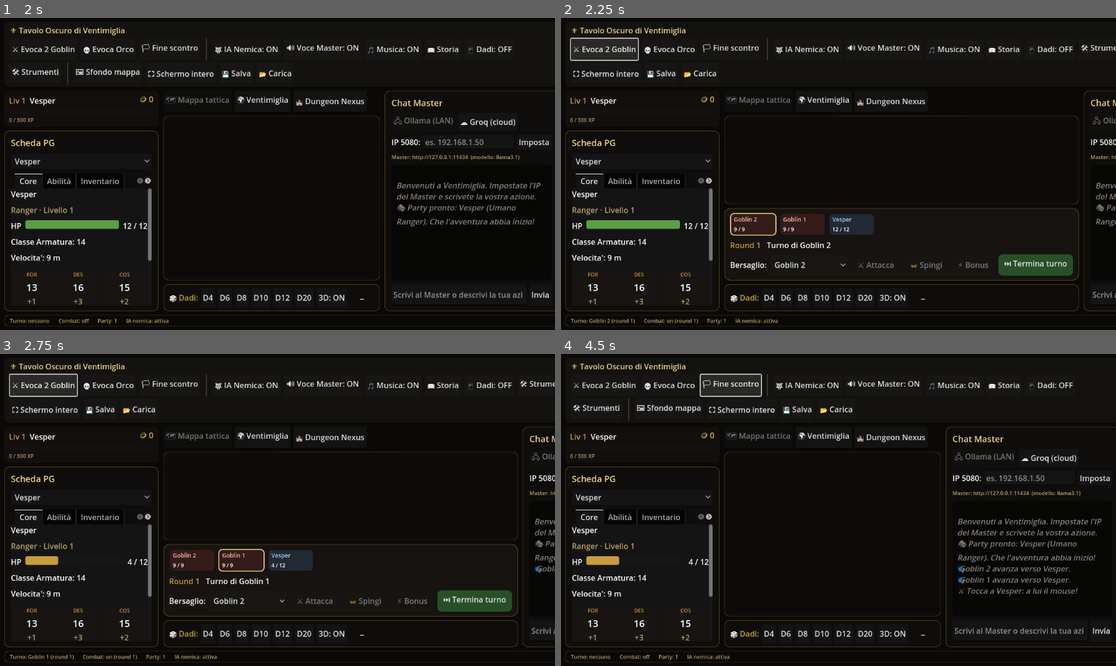
Above: before the commit, frames 1-4 (two rows, left to right).
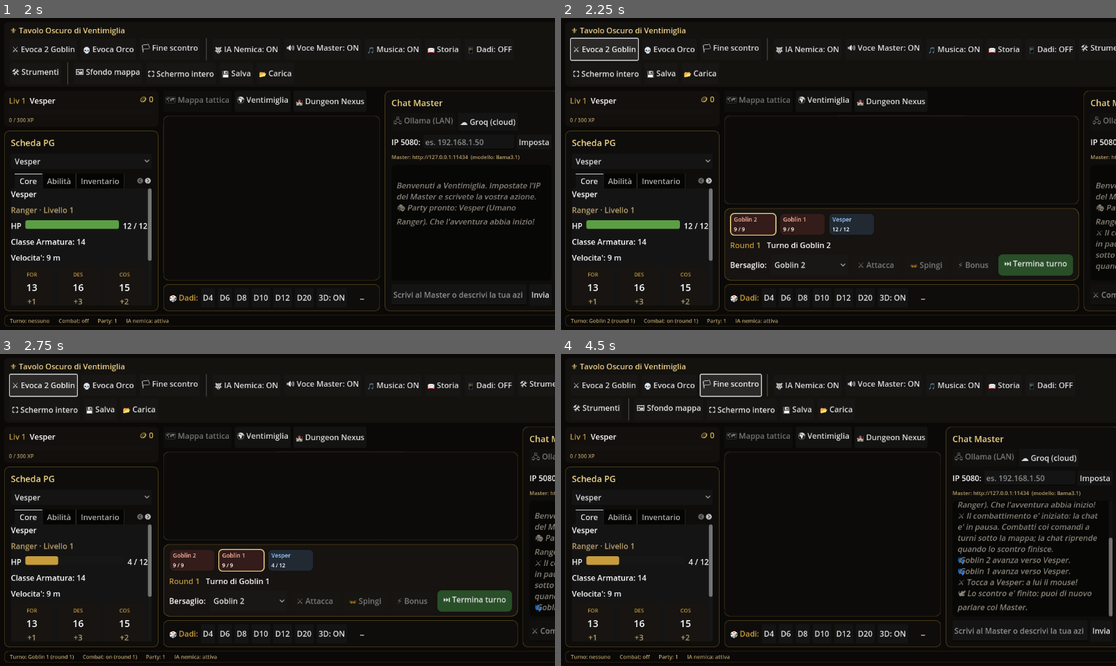
Above: after the commit, the same moments.

Repository: fanaragabriele2-coder/vtt-ventimiglia
Game: Godot game, scene res://main.tscn
Two runs of this game, one before a commit and one after it. Both use one fixed random seed, a clock stepped at 60 frames per second and the inputs below.
Inputs (mouse positions are in pixels of both pictures, inside the frame that each line leads up to):
- Up to frame 1 (2 s): click (466, 142) at 0.52 s; type "12" at 0.6 s; click (460, 295) at 0.75 s; type "12" at 0.83 s; click "🎲 INIZIA L'AVVENTURA" at 1.25 s
- Up to frame 2 (2.25 s): click "⚔ Evoca 2 Goblin" at 2 s
- Up to frame 3 (2.75 s): no input
- Up to frame 4 (4.5 s): tap Enter at 2.75 s; drag from (899, 497) to (894, 441) at 2.77 s; click "💀 Evoca Orco" at 3.5 s; click "🏳 Fine scontro" at 4.25 s

Frame 1 is identical in both runs. In frame 2, 0.2% of the frame differs, in the area x 95-100%, y 67-90%; in frame 3, 0.6%; in frame 4, 3.2%, in the area x 71-100%, y 47-85%.

Commit message:
Godot: il combattimento non si svolge piu' nella chat — parte il sistema a turni
Bug segnalato: scrivendo "iniziamo il combattimento" il Master (Groq) raccontava
TUTTO lo scontro in chat (attacchi, tiri, esiti) senza che partisse il
combattimento vero — la barra diceva "Combat: off". Il Master aveva inventato
"le ombre" (non nel bestiario), quindi nemmeno la rete di sicurezza le
riconosceva. Tre correzioni:

1) PROMPT DI SISTEMA: regole di combattimento esplicite. Il Master ora sa che
   NON gestisce lo scontro: descrive in una-due frasi la comparsa dei nemici,
   emette i comandi per farli comparire e avviare i turni, e si FERMA — niente
   attacchi narrati, niente tiri, niente esiti: a quello pensano i giocatori
   coi pulsanti e i dadi. Deve usare gli id del bestiario (goblin, bandit,
   skeleton, wolf, orc, cultist, zombie, hobgoblin), con esempio corretto.

2) CHAT BLOCCATA in combattimento: MasterChatPanel ascolta combat_active_changed
   e disabilita input e invio mentre lo scontro e' attivo (campo non editabile,
   messaggio "usa i comandi a turni sotto la mappa"); si riapre a scontro finito.
   Cosi' non si puo' piu' "combattere scrivendo".

3) RETE DI SICUREZZA piu' robusta (ChatCombatBridge): riconosce anche nemici
   GENERICI mappandoli sul bestiario ("ombre"->Scheletro, "briganti"->Bandito,
   "belve"->Lupo) e, in ultima istanza, uno scontro coi soli termini generici
   ("i nemici vi circondano") fa comparire un manipolo di default. Un plurale
   senza numero ("le ombre si lanciano") ora vale 2. Cosi' anche se il Master
   dimentica i comandi, il combattimento a turni parte DAVVERO.
   Rilevamento verificato a tavolino (mirror Python, 9 casi, inclusa la frase
   esatta dello screenshot).

Co-Authored-By: Claude Opus 4.8 <noreply@anthropic.com>
Claude-Session: https://claude.ai/code/session_01EitiiDafKKu7YfdrUthcuc

Diff:
--- a/godot/scripts/combat/chat_combat_bridge.gd
+++ b/godot/scripts/combat/chat_combat_bridge.gd
@@ -27,7 +27,32 @@
 ]
 
 # Parole che segnalano che lo scontro sta INIZIANDO ora (non una semplice menzione di un goblin).
-const PAROLE_COMBATTIMENTO: String = "(?i)(combattiment|attacc|assal|agguato|imboscata|iniziativa|battaglia|scontro|vi circondano|ostil|minacci|balzano|si scagliano|sguainano)"
+const PAROLE_COMBATTIMENTO: String = (
+	"(?i)(combattiment|attacc|assal|agguato|imboscata|iniziativa|battaglia|scontro|vi circondano|"
+	+ "ostil|minacci|balzano|si scagliano|si lanciano|sguainano|piombano|caricano)"
+)
+
+# Nemici GENERICI: se il Master narra uno scontro nominando creature non del bestiario ("ombre",
+# "briganti", "non-morti"), le si mappa sul mostro piu' simile — cosi' il combattimento a turni
+# parte DAVVERO invece di svolgersi solo a parole in chat.
+const GENERICI: Array[Dictionary] = [
+	{ "nome": "Bandito", "singolare": "brigante", "plurale": "briganti" },
+	{ "nome": "Bandito", "singolare": "predone", "plurale": "predoni" },
+	{ "nome": "Bandito", "singolare": "furfante", "plurale": "furfanti" },
+	{ "nome": "Scheletro", "singolare": "ombra", "plurale": "ombre" },
+	{ "nome": "Scheletro", "singolare": "non-morto", "plurale": "non-morti" },
+	{ "nome": "Zombie", "singolare": "putrefatto", "plurale": "putrefatti" },
+	{ "nome": "Lupo", "singolare": "belva", "plurale": "belve" },
+]
+
+# Ultima spiaggia: uno scontro annunciato con un termine puramente generico ("i nemici vi
+# circondano", "delle creature vi assalgono") fa comparire comunque un manipolo di default.
+const PAROLE_NEMICI_GENERICI: String = (
+	"(?i)\\b(nemic[oi]|avversari[oi]?|creatur[ae]|mostr[oi]|figur[ae]|sagom[ae]|bestie|"
+	+ "assalitori|aggressori)\\b"
+)
+const DEFAULT_GENERICO: String = "Bandito"
+const DEFAULT_GENERICO_QUANTITA: int = 2
 
 const NUMERI: Dictionary = {
 	"un": 1, "uno": 1, "una": 1, "due": 2, "tre": 3, "quattro": 4,
@@ -73,10 +98,25 @@
 	var out: Array[Dictionary] = []
 	if testo.strip_edges().is_empty() or _re_combattimento.search(testo) == null:
 		return out
+	# 1) creature del bestiario nominate esplicitamente.
 	for voce: Dictionary in BESTIARIO:
 		var n: int = conta_creatura(testo, voce)
 		if n > 0:
 			out.append({ "name": voce["nome"], "count": n })
+	if not out.is_empty():
+		return out
+	# 2) nessuna creatura nota: prova i sinonimi generici mappati sul bestiario ("ombre" -> Scheletro).
+	for voce: Dictionary in GENERICI:
+		var n: int = conta_creatura(testo, voce)
+		if n > 0:
+			out.append({ "name": voce["nome"], "count": n })
+	if not out.is_empty():
+		return out
+	# 3) scontro coi soli termini generici ("i nemici vi circondano"): manipolo di default.
+	var re_generico := RegEx.new()
+	re_generico.compile(PAROLE_NEMICI_GENERICI)
+	if re_generico.search(testo) != null:
+		out.append({ "name": DEFAULT_GENERICO, "count": DEFAULT_GENERICO_QUANTITA })
 	return out
 
 
@@ -85,7 +125,8 @@
 ##    distinti (una singola menzione "goblin 8" e' quasi sempre il NOME di un nemico esistente,
 ##    non un conteggio — interpretarla come 8 creature evocava un'orda a ogni citazione);
 ## 2) numero (cifra o parola) davanti al nome: "tre goblin", "4 banditi";
-## 3) semplice menzione -> 1.
+## 3) menzione al PLURALE senza numero ("le ombre si lanciano") -> 2 (un plurale e' almeno due);
+## 4) semplice menzione al singolare -> 1.
 func conta_creatura(testo: String, voce: Dictionary) -> int:
 	var singolare: String = String(voce["singolare"])
 	var plurale: String = String(voce["plurale"])
@@ -111,6 +152,14 @@
 			valore = maxi(1, int(parola))
 		return clampi(valore, 1, MAX_PER_TIPO)
 
+	# Plurale senza numero ("le ombre", "i briganti"): almeno due. Solo se il plurale differisce dal
+	# singolare (goblin/zombie/hobgoblin hanno forma unica: restano 1 se non c'e' un numero esplicito).
+	if plurale != singolare:
+		var re_plurale := RegEx.new()
+		re_plurale.compile("(?i)\\b" + plurale + "\\b")
+		if re_plurale.search(testo) != null:
+			return 2
+
 	var re_menzione := RegEx.new()
 	re_menzione.compile("(?i)\\b(?:%s|%s)\\b" % [singolare, plurale])
 	return 1 if re_menzione.search(testo) != null else 0
--- a/godot/scripts/network/ai_bridge.gd
+++ b/godot/scripts/network/ai_bridge.gd
@@ -147,6 +147,20 @@
 		'[{"command":"addNpc","id":"goblin","count":2},{"command":"startCombat"}]',
 		'Per spostare il party in un luogo di Ventimiglia: {"command":"moveTo","to":"Porto Turistico"}.',
 		"(Se descrivi lo spostamento a parole, il gioco lo riconosce e muove il party da solo.)",
+		"",
+		"REGOLE DEL COMBATTIMENTO (IMPORTANTISSIME, rispettale sempre):",
+		"- Tu NON gestisci il combattimento: lo gestiscono il sistema a turni e i GIOCATORI.",
+		"- Quando scoppia uno scontro: descrivi in UNA o DUE frasi la comparsa dei nemici e",
+		"  FERMATI. Poi emetti i comandi per farli comparire e avviare il combattimento a turni.",
+		"- NON descrivere gli attacchi dei personaggi, NON tirare dadi, NON dire chi colpisce o",
+		"  quanti danni fa, NON far vincere o perdere nessuno: a questo pensano i giocatori con i",
+		"  loro pulsanti (Attacca/Bonus/Termina turno) e i dadi del gioco. Aspetta e basta.",
+		"- Usa SOLO nemici di questo bestiario (id fra parentesi): Goblin (goblin), Bandito (bandit),",
+		"  Scheletro (skeleton), Lupo (wolf), Orco (orc), Cultista (cultist), Zombie (zombie),",
+		"  Hobgoblin (hobgoblin). Per un nemico generico ('ombre', 'briganti', 'non-morti') scegli",
+		"  l'id piu' simile. Esempio di inizio scontro corretto:",
+		'"Dalle tenebre sbucano tre goblin ringhianti!" ' + SEPARATORE_DATI_MASTER
+			+ ' [{"command":"addNpc","id":"goblin","count":3},{"command":"startCombat"}]',
 	])
 
 
--- a/godot/scripts/ui/master_chat_panel.gd
+++ b/godot/scripts/ui/master_chat_panel.gd
@@ -17,6 +17,7 @@
 var _status: Label
 var _send_button: Button
 var _streaming_active: bool = false
+var _combattimento_attivo: bool = false
 
 
 func _ready() -> void:
@@ -30,6 +31,9 @@
 	# Canale unico di annuncio (GameState.announce): level-up, bottino, condizioni, superfici,
 	# elevazione, IA nemici... ogni sistema di gioco scrive qui senza conoscere questo pannello.
 	GameState.event_published.connect(_on_game_event)
+	# Durante il combattimento la chat si BLOCCA: si combatte coi comandi a turni (Attacca/Bonus/
+	# Termina turno) e i dadi, non raccontando lo scontro al Master. Si riapre a scontro finito.
+	GameState.combat_active_changed.connect(_on_combat_active_changed)
 	_refresh_provider_ui()
 
 
@@ -146,6 +150,10 @@
 # --- Invio del prompt al Master remoto ---
 
 func _on_input_submitted(text: String) -> void:
+	if _combattimento_attivo:
+		_append_system("⚔ Combattimento in corso: usa i comandi sotto la mappa (Attacca / "
+			+ "Bonus / Termina turno). La chat riprende a scontro finito.")
+		return
 	var prompt: String = text.strip_edges()
 	if prompt.is_empty() or AIBridge.is_busy():
 		return
@@ -199,15 +207,39 @@
 
 func _on_master_complete(_narration: String, commands: Array) -> void:
 	_streaming_active = false
-	_send_button.disabled = false
+	_aggiorna_blocco()
 	if not commands.is_empty():
 		_append_system("(%d comando/i di gioco applicati dal Master)" % commands.size())
 
 
 func _on_master_error(message: String) -> void:
 	_streaming_active = false
-	_send_button.disabled = false
+	_aggiorna_blocco()
 	_log.append_text("\n[color=#c9362b]⚠ " + message + "[/color]")
+
+
+func _on_combat_active_changed(active: bool) -> void:
+	if active == _combattimento_attivo:
+		return
+	_combattimento_attivo = active
+	_aggiorna_blocco()
+	if active:
+		_append_system("⚔ Il combattimento e' iniziato: la chat e' in pausa. Combatti coi comandi "
+			+ "a turni sotto la mappa; la chat riprende quando lo scontro finisce.")
+	else:
+		_append_system("🕊 Lo scontro e' finito: puoi di nuovo parlare col Master.")
+
+
+## Blocca/sblocca l'invio: disattivo mentre il Master risponde (streaming) o durante un
+## combattimento. Il campo di testo diventa non editabile e cambia suggerimento quando e' in pausa.
+func _aggiorna_blocco() -> void:
+	var bloccato: bool = _combattimento_attivo or _streaming_active
+	_send_button.disabled = bloccato
+	_input.editable = not _combattimento_attivo
+	if _combattimento_attivo:
+		_input.placeholder_text = "⚔ Combattimento in corso — usa i comandi sotto la mappa…"
+	else:
+		_input.placeholder_text = "Scrivi al Master o descrivi la tua azione…"
 
 
 func _on_game_event(event_name: String, payload: Variant) -> void:
